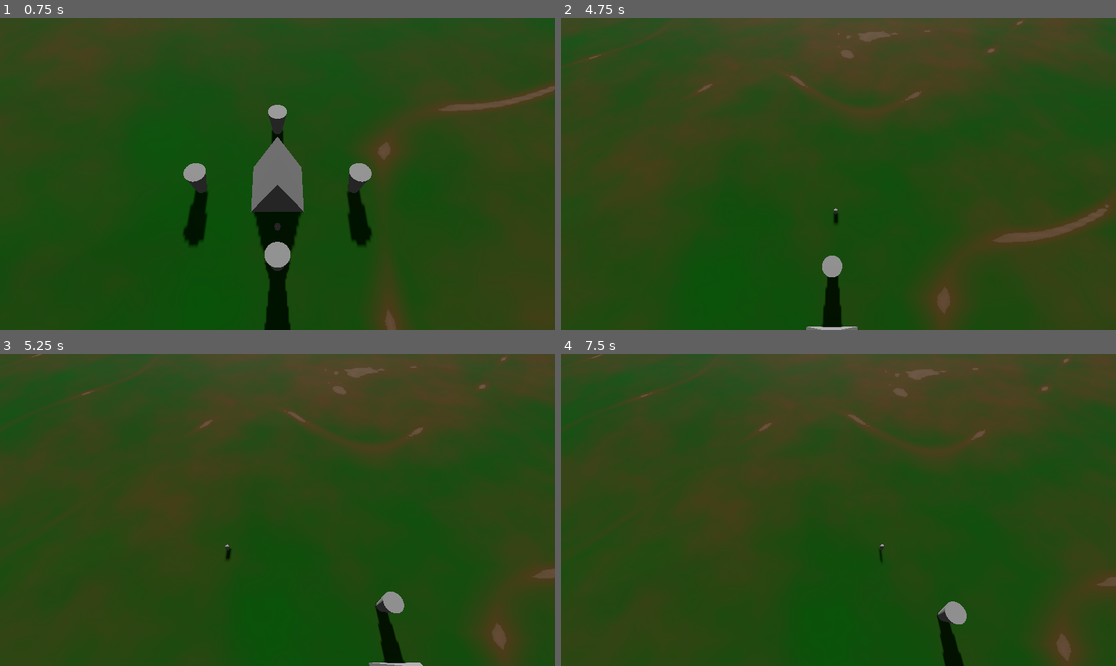
Above: before the commit, frames 1-4 (two rows, left to right).
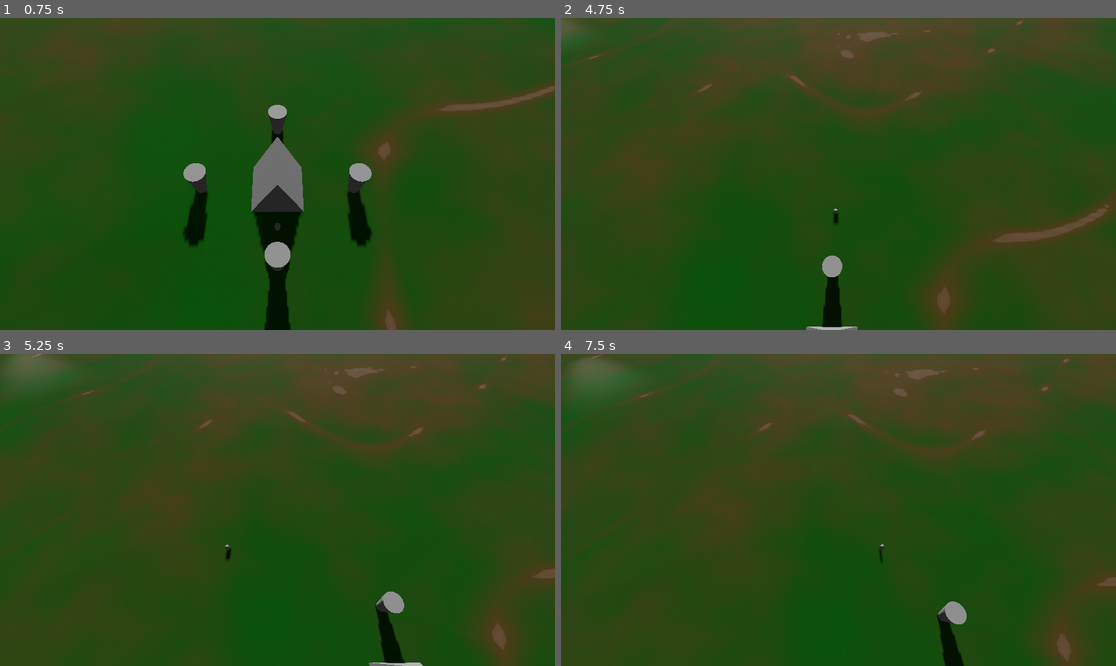
Above: after the commit, the same moments.

Repository: AngryCyboot/LD55
Game: Godot game, scene res://Main.tscn
Two runs of this game, one before a commit and one after it. Both use one fixed random seed, a clock stepped at 60 frames per second and the inputs below.
Inputs (mouse positions are in pixels of both pictures, inside the frame that each line leads up to):
- Up to frame 1 (0.75 s): tap Enter (ui_accept) at 0.5 s; move the mouse to (399, 158) at 0.52 s; hold D (East) from 0.53 s (still down); hold Shift (Dash) from 0.53 s (still down); click (399, 158) at 0.67 s
- Up to frame 2 (4.75 s): tap Enter (ui_accept) at 0.77, 1.52, 3.02, 3.77, 4.52 s; move the mouse to (727, 189) at 1.27 s; release D (East) at 1.28 s; release Shift (Dash) at 1.28 s; hold S (South) 1.28-2.03 s; tap F at 1.35 s; move the mouse to (894, 105) at 2.02 s; hold D (East) 2.03-2.78 s; tap Space at 2.1, 4.35 s; move the mouse to (810, 236) at 2.77 s; hold W (North) 2.78-3.53 s; tap Shift (Dash) at 2.85 s; click (810, 236) at 2.92 s; move the mouse to (1005, 220) at 3.52 s; hold F 3.53-4.28 s; hold A (West) from 3.53 s (still down); move the mouse to (672, 127) at 4.27 s
- Up to frame 3 (5.25 s): move the mouse to (305, 510) at 5.02 s; release A (West) at 5.03 s; hold S (South) from 5.03 s (still down); hold Shift (Dash) from 5.03 s (still down); click (305, 510) at 5.17 s
- Up to frame 4 (7.5 s): move the mouse to (755, 432) at 5.77 s; release S (South) at 5.78 s; release Shift (Dash) at 5.78 s; hold D (East) 5.78-6.53 s; tap F at 5.85 s; tap Enter (ui_accept) at 6.02, 6.77 s; move the mouse to (960, 494) at 6.52 s; hold W (North) 6.53-7.28 s; tap Space at 6.6 s; move the mouse to (727, 525) at 7.27 s; hold D (East) from 7.28 s (still down); tap Shift (Dash) at 7.35 s; click (727, 525) at 7.42 s

Frame 1 is identical in both runs. In frame 2, less than 0.1% of the frame differs, in the area x 0-2%, y 0-6%; in frame 3, 0.4%; in frame 4, 0.5%, in the area x 2-11%, y 1-11%.

Commit message:
Kaiju is now angry

Diff:
--- a/Ennemies/Boss.tscn
+++ b/Ennemies/Boss.tscn
@@ -1,10 +1,11 @@
-[gd_scene load_steps=8 format=3 uid="uid://dmqub28jeeye1"]
+[gd_scene load_steps=9 format=3 uid="uid://dmqub28jeeye1"]
 
 [ext_resource type="PackedScene" uid="uid://bbe1i874vdgyy" path="res://Ennemies/NavAgent.tscn" id="1_nsb7v"]
 [ext_resource type="PackedScene" uid="uid://d02t4rglf4u2y" path="res://Ennemies/leg.tscn" id="2_3ntgo"]
 [ext_resource type="Material" uid="uid://npry6wqsyid5" path="res://Material/RobotMat.tres" id="2_vvjbn"]
 [ext_resource type="ArrayMesh" uid="uid://dqsm7lbmfqm42" path="res://Ennemies/Mesh/KaijuBody.obj" id="3_ex1oi"]
 [ext_resource type="Script" path="res://Ennemies/legs_manager.gd" id="4_wk1tu"]
+[ext_resource type="Script" path="res://Ennemies/Kaiju_brain.gd" id="6_iim1w"]
 
 [sub_resource type="BoxShape3D" id="BoxShape3D_jh8an"]
 size = Vector3(20, 18.598, 30)
@@ -55,7 +56,26 @@
 transform = Transform3D(-4.37114e-08, 0, 1, 0, 1, 0, -1, 0, -4.37114e-08, -19.5902, 0, 18)
 collision_layer = 2
 
-[node name="head" type="MeshInstance3D" parent="." index="2"]
-transform = Transform3D(1, 0, 0, 0, -4.37114e-08, -1, 0, 1, -4.37114e-08, 0, 15.0234, 28.0041)
+[node name="Head" type="Node3D" parent="." index="2"]
+transform = Transform3D(1, 0, 0, 0, 1, 0, 0, 0, 1, 0, 17.111, 17.0151)
+script = ExtResource("6_iim1w")
+light_colors = PackedColorArray(1, 0, 0, 1, 1, 0.462745, 0, 1, 0.054902, 1, 0, 1)
+
+[node name="Neck" type="Node3D" parent="Head" index="0"]
+
+[node name="HeadVisual" type="MeshInstance3D" parent="Head/Neck" index="0"]
+transform = Transform3D(1, 0, 0, 0, -4.37114e-08, -1, 0, 1, -4.37114e-08, 0, 0, 8)
 mesh = SubResource("PrismMesh_vykuq")
-skeleton = NodePath("../MeshInstance3D")
+skeleton = NodePath("../../../MeshInstance3D")
+
+[node name="SpotLight3D" type="SpotLight3D" parent="Head/Neck/HeadVisual" index="0"]
+transform = Transform3D(1, 0, 0, 0, -4.37114e-08, -1, 0, 1, -4.37114e-08, -1.87496, 0, 0)
+light_energy = 50.0
+spot_range = 150.0
+spot_angle = 10.0
+
+[node name="SpotLight3D2" type="SpotLight3D" parent="Head/Neck/HeadVisual" index="1"]
+transform = Transform3D(1, 0, 0, 0, -4.37114e-08, -1, 0, 1, -4.37114e-08, 1.875, 0, 0)
+light_energy = 50.0
+spot_range = 150.0
+spot_angle = 10.0
--- /dev/null
+++ b/Ennemies/Kaiju_brain.gd
@@ -0,0 +1,60 @@
+extends Node3D
+
+@export var max_angle : float = 30
+@export var light_colors : PackedColorArray
+@export var range : float = 100
+@export var charge_speed : float = 0.25
+@export var attack_length : float = 1
+
+@onready var agent : NavAgent = $".."
+@onready var rest_pos : Transform3D = $Neck.transform
+
+var target : Node3D
+var los : bool = false
+var charge : float = 0
+var lights : Array[SpotLight3D]
+var in_range : bool = false
+var timer : float = 0
+
+func _ready():
+	for light in $Neck/HeadVisual.get_children():
+		if light is SpotLight3D: lights.append(light)
+
+func _process(delta):
+	target = agent._target_node
+	watch()
+	if los and charge >= 1:
+		attack(delta)
+	else :
+		charging(delta)
+
+
+func watch() -> void :
+	var dir : Vector3 = global_position.direction_to(target.global_position)
+	if dir.dot(transform.basis.z) > sin(deg_to_rad(max_angle)):
+		$Neck.look_at(target.global_position,Vector3.UP,true)
+		var dist: float = global_position.distance_to(target.global_position)
+		in_range = true if dist < range else false
+		los = true
+	else:
+		los = false
+		range = false
+
+func attack(delta : float) -> void :
+	set_light_color(0)
+	timer += delta
+	if timer >= 1 :
+		charge = 0
+
+func charging(delta : float) -> void :
+	if los and charge<1:
+		if in_range or charge>0.8:
+			charge += delta*charge_speed
+			set_light_color(1)
+	elif charge>0 and not los:
+		charge -= delta*charge_speed
+		set_light_color(2)
+
+func set_light_color(i : int)-> void :
+	for light in lights:
+		light.light_color = light_colors[i]
